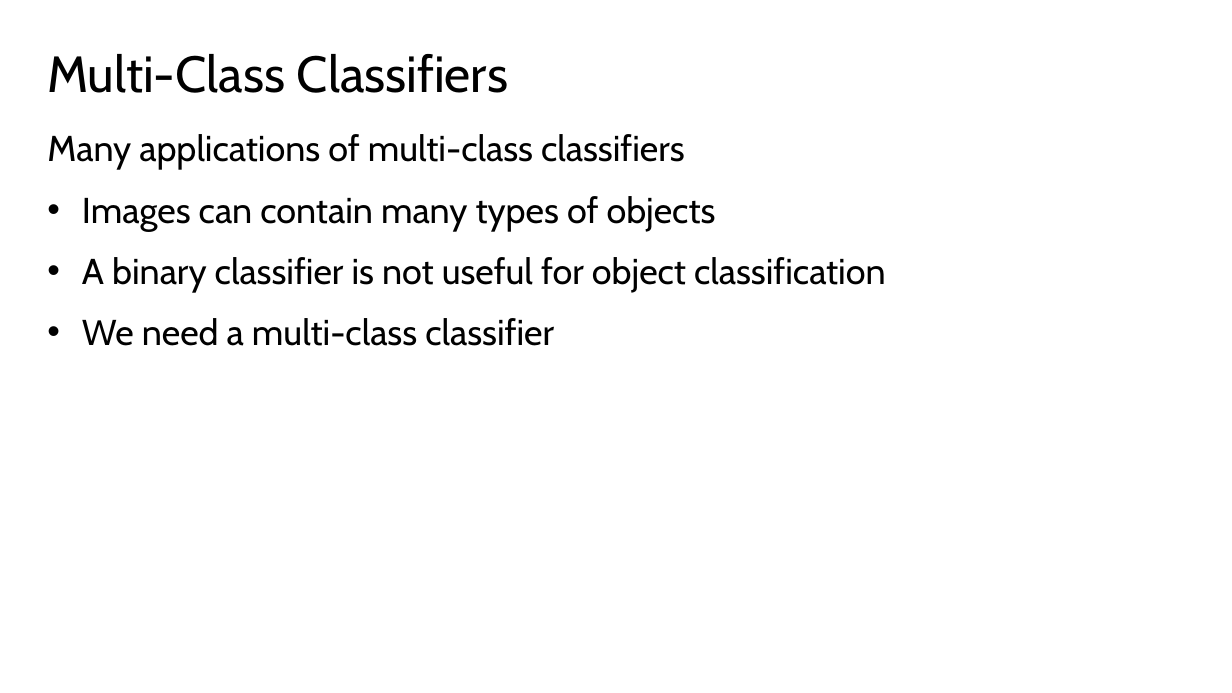
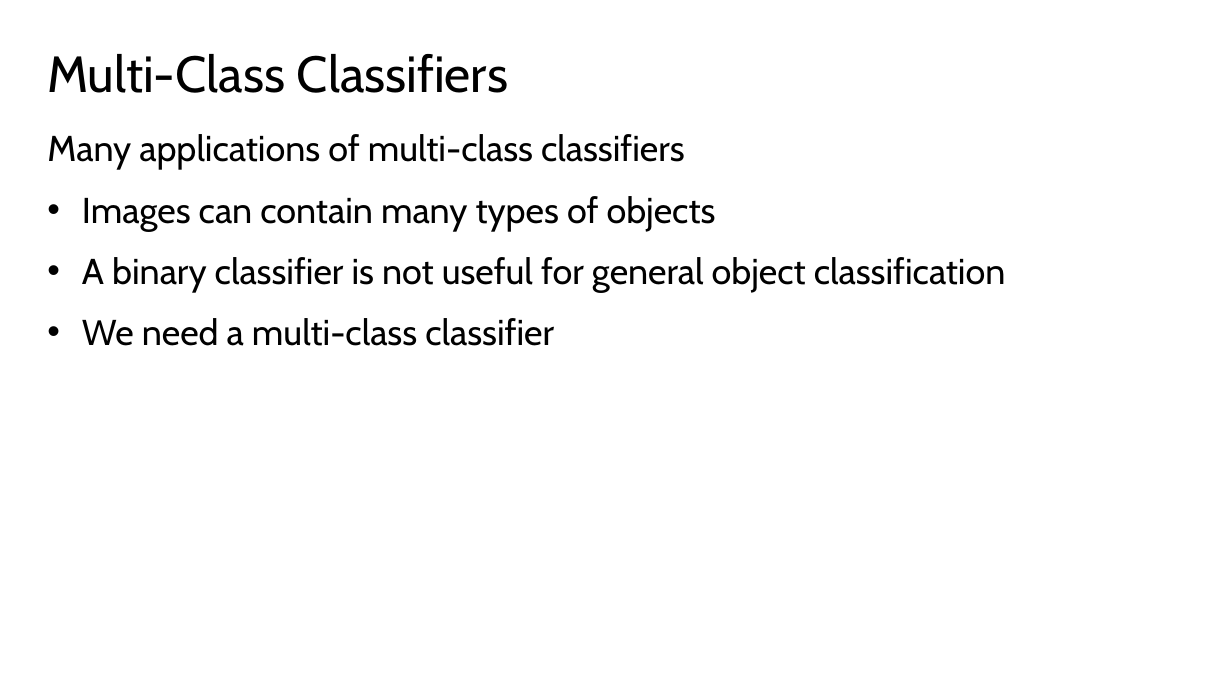
Before and after one commit to StephenElston/CSCI-E25, a slide deck: slide 26 of Slides/4_MachineLearningForCV.pptx. Drawn at 1232x693 pixels with LibreOffice and Linux fonts; fonts in the diff are those of the drawing. Boxes give left, top, right and bottom in pixels: in the first picture for what was removed or moved away, otherwise in the second. Text is boxed around its words. In the diff, an @@ line names an element or a change of style, - is before the commit and + after.

```diff
--- a/Slides/4_MachineLearningForCV.pptx
+++ b/Slides/4_MachineLearningForCV.pptx
@@ text at (82,257,1006,292): text changed @@
-• A binary classifier is not useful for object classification
+• A binary classifier is not useful for general object classification
```
Also in this commit, not shown: 18 other slides changed, 2 slides added, 1 other file.
